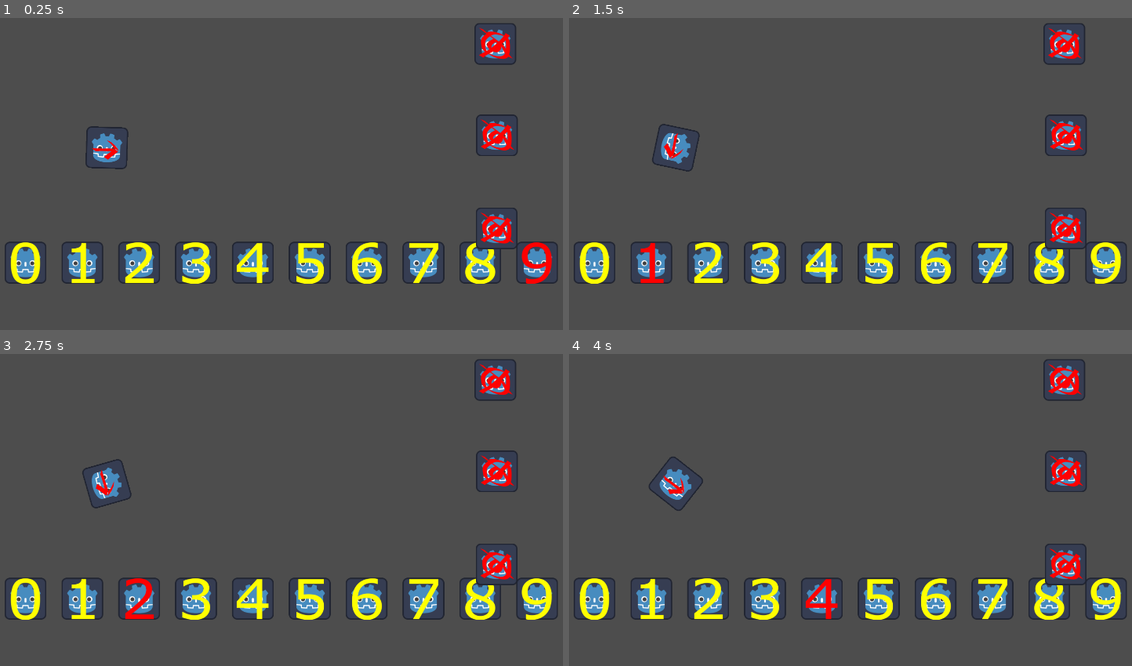
Above: before the commit, frames 1-4 (two rows, left to right).
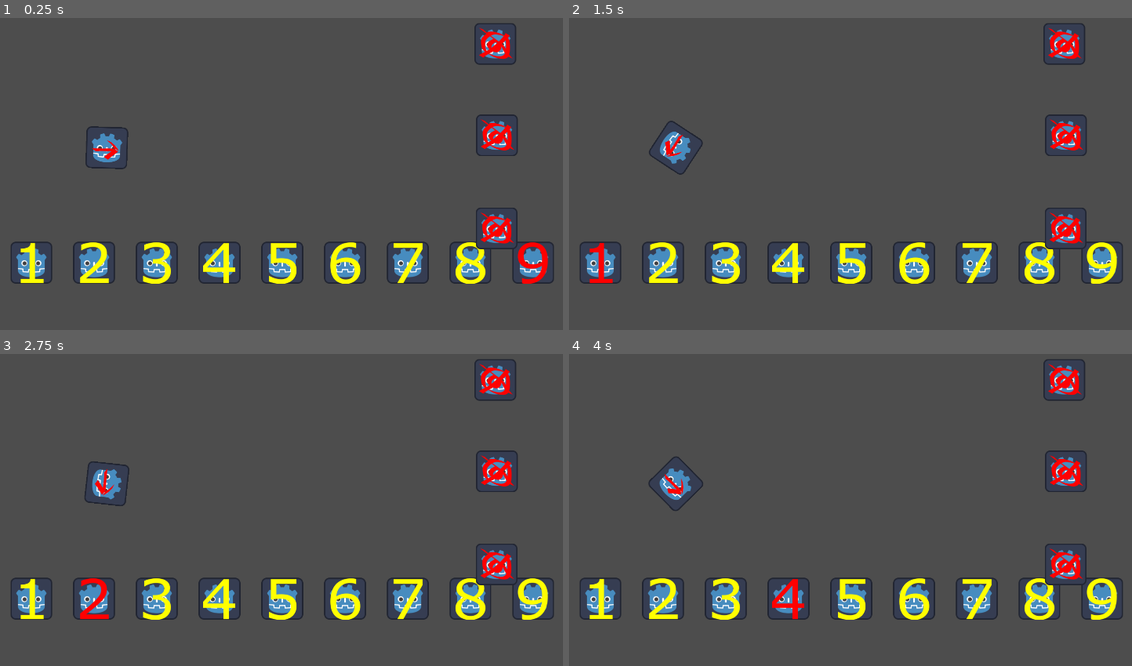
Above: after the commit, the same moments.

Repository: matouseek/game-jam-25
Game: Godot game, scene res://scenes/minigames/2shooting_balls.tscn
The game is run twice, just before and just after one commit, with the same random seed, the same clock (stepped at 60 frames per second) and the same inputs. The project has no main scene, so this scene is started directly. The engine's default icon, where the game draws it, is replaced by a stand-in: a white triangle on a blue panel in a dark square. Sound files missing from this copy of the repository are replaced by a short silence.
Inputs (mouse positions are in pixels of both pictures, inside the frame that each line leads up to; where the layout moved, square brackets give the same spot in the first picture):
- Up to frame 1 (0.25 s): no input
- Up to frame 2 (1.5 s): click (597, 261) at 0.52 s; click (602, 261) [653, 261] at 1.25 s
- Up to frame 3 (2.75 s): click (95, 597) [140, 597] at 2 s
- Up to frame 4 (4 s): click (726, 597) [766, 597] at 2.75 s; click (788, 597) [822, 597] at 3.5 s

The runs differ from the first frame. In frame 1, 8.5% of the frame differs, in the area x 0-100%, y 71-86%; in frame 2, 9.1%, in the area x 0-100%, y 32-86%; in frame 3, 9.0%; in frame 4, 8.8%.

Commit message:
Set base hud layout in shooting balls

Diff:
--- a/scenes/minigames/2shooting_balls.tscn
+++ b/scenes/minigames/2shooting_balls.tscn
@@ -9,7 +9,6 @@
 script = ExtResource("1_rrlqu")
 
 [node name="Hud" parent="." instance=ExtResource("2_qnxef")]
-current_layout = 2
 
 [node name="Cannon" type="Sprite2D" parent="."]
 position = Vector2(423, 522)
Not shown: 1 places in scenes/main_menu.tscn that only renumber resources
